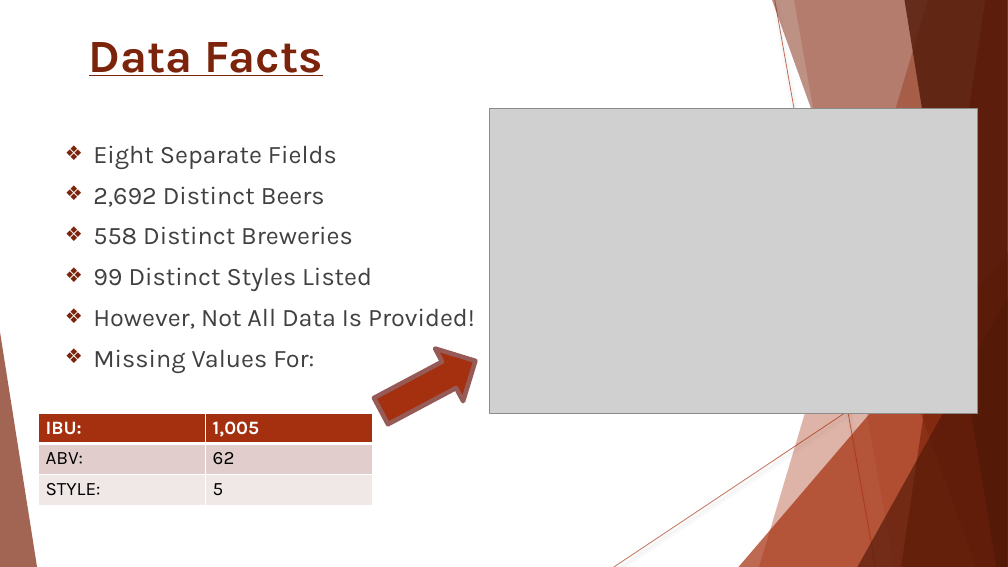
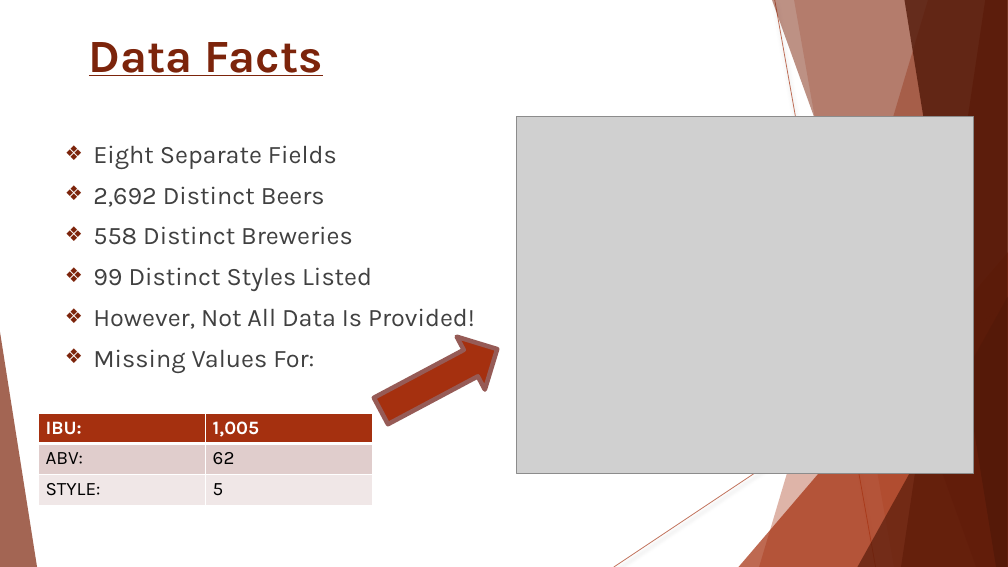
Before and after one commit to Wu-Sophia/BeerAnalysis, a slide deck: slide 3 of DataDynamos_BeerMarketingPresentation.pptx. Drawn at 1008x567 pixels with LibreOffice and Linux fonts; fonts in the diff are those of the drawing; grey boxes stand for pictures; background and template pictures are left out. Boxes give left, top, right and bottom in pixels: in the first picture for what was removed or moved away, otherwise in the second. Text is boxed around its words. In the diff, an @@ line names an element or a change of style, - is before the commit and + after.

```diff
--- a/DataDynamos_BeerMarketingPresentation.pptx
+++ b/DataDynamos_BeerMarketingPresentation.pptx
@@ picture: place and size @@
-picture at <box>489,109,977,414</box>
+picture at <box>516,116,974,473</box>
@@ right arrow: place and size @@
-right arrow at <box>367,334,490,438</box>
+right arrow at <box>367,323,511,437</box>
```
Also in this commit, not shown: 9 other slides changed.
